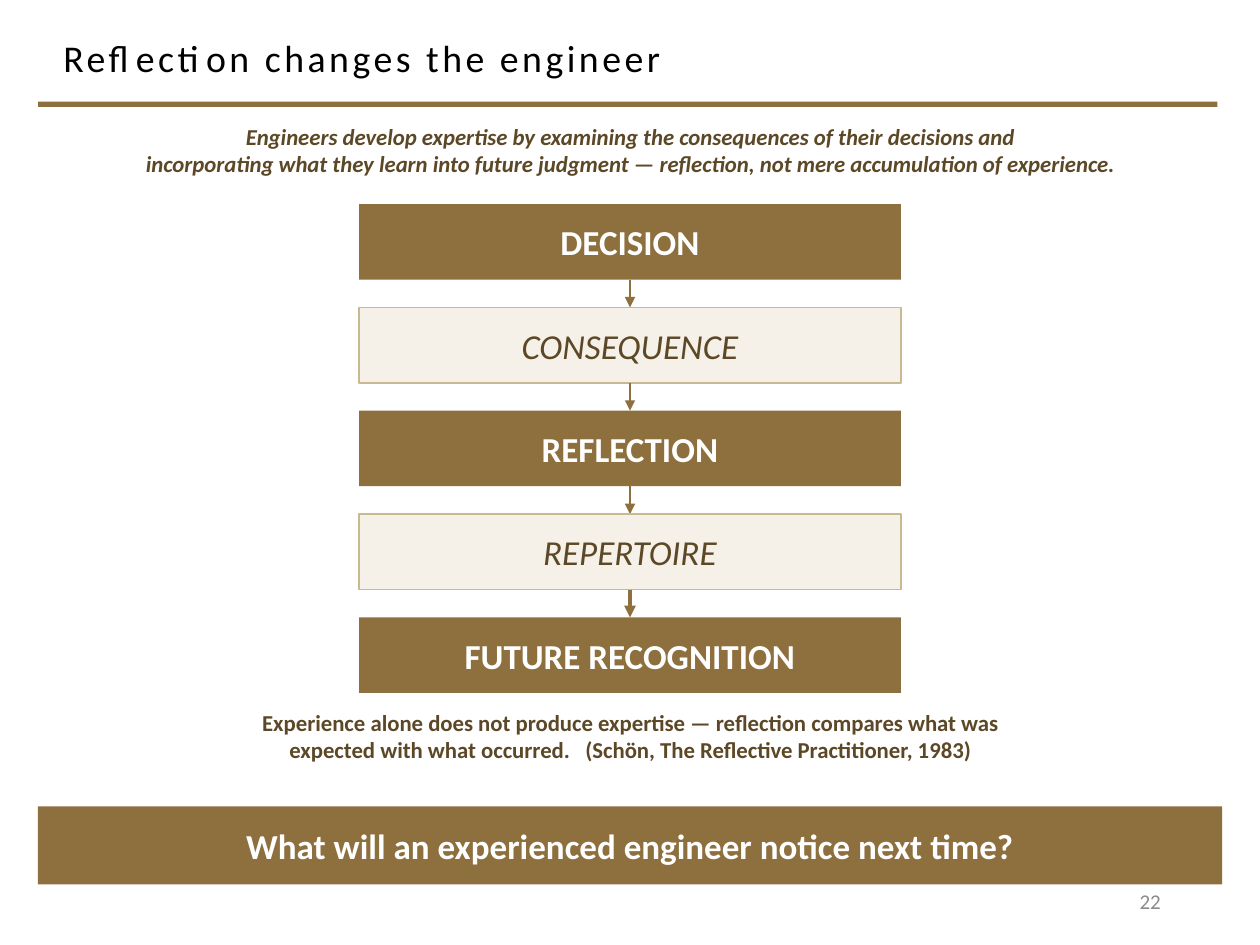
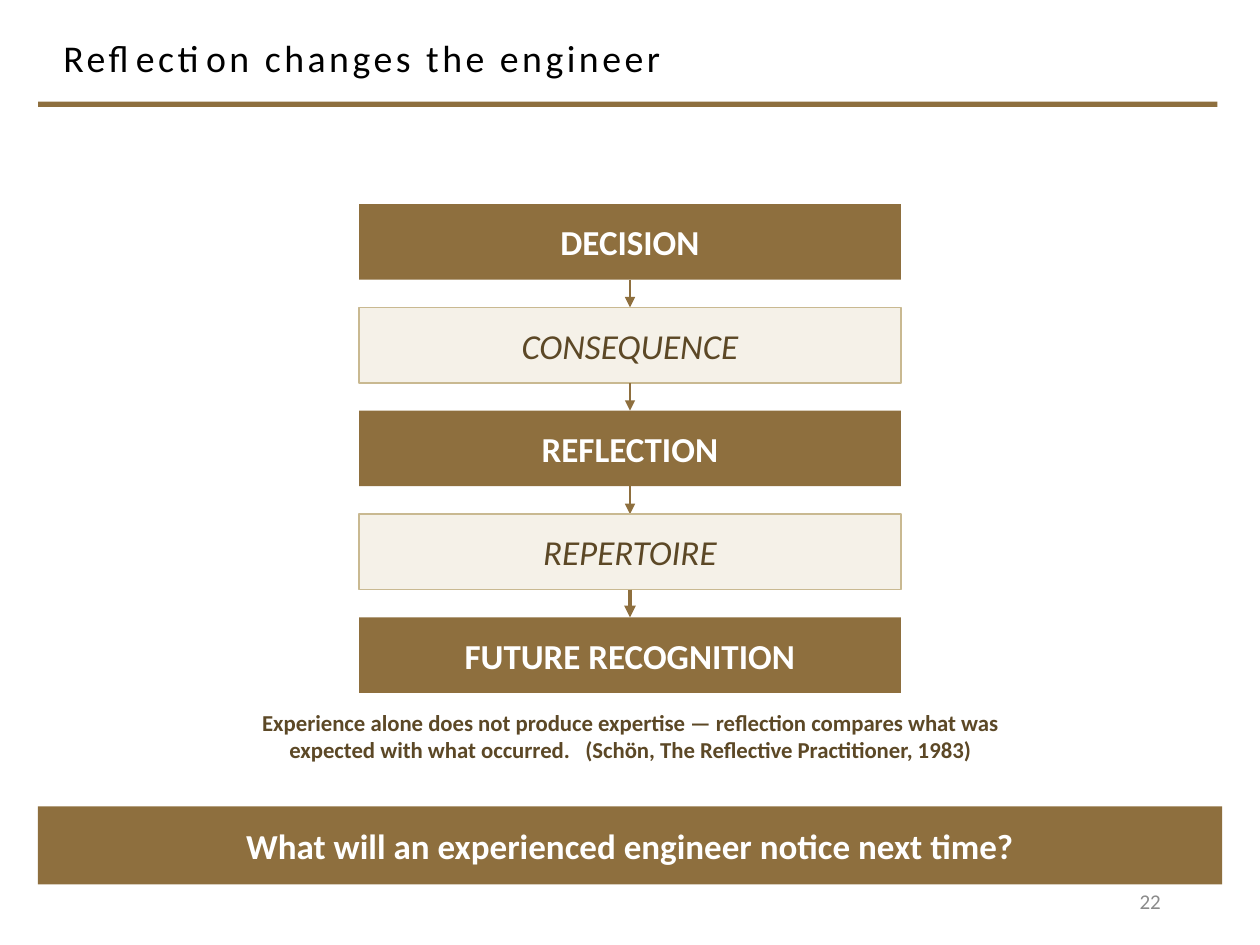
Before and after one commit to davisjam/model-based-agentic-software-engineering, a slide deck: slide 22 of book/_design/2-4-redux-build/2-4-redux-WIP.pptx. Drawn at 1260x945 pixels with LibreOffice and Linux fonts; fonts in the diff are those of the drawing; background and template pictures are left out. Boxes give left, top, right and bottom in pixels: in the first picture for what was removed or moved away, otherwise in the second. Text is boxed around its words. In the diff, an @@ line names an element or a change of style, - is before the commit and + after.

```diff
--- a/book/_design/2-4-redux-build/2-4-redux-WIP.pptx
+++ b/book/_design/2-4-redux-build/2-4-redux-WIP.pptx
@@ text removed at bbox=[146, 129, 1114, 176] @@
-Engineers develop expertise by examining the consequences of their decisions and
-incorporating what they learn into future judgment — reflection, not mere accumulation of experience.
```
Also in this commit, not shown: 4 other slides changed, 3 other files.
